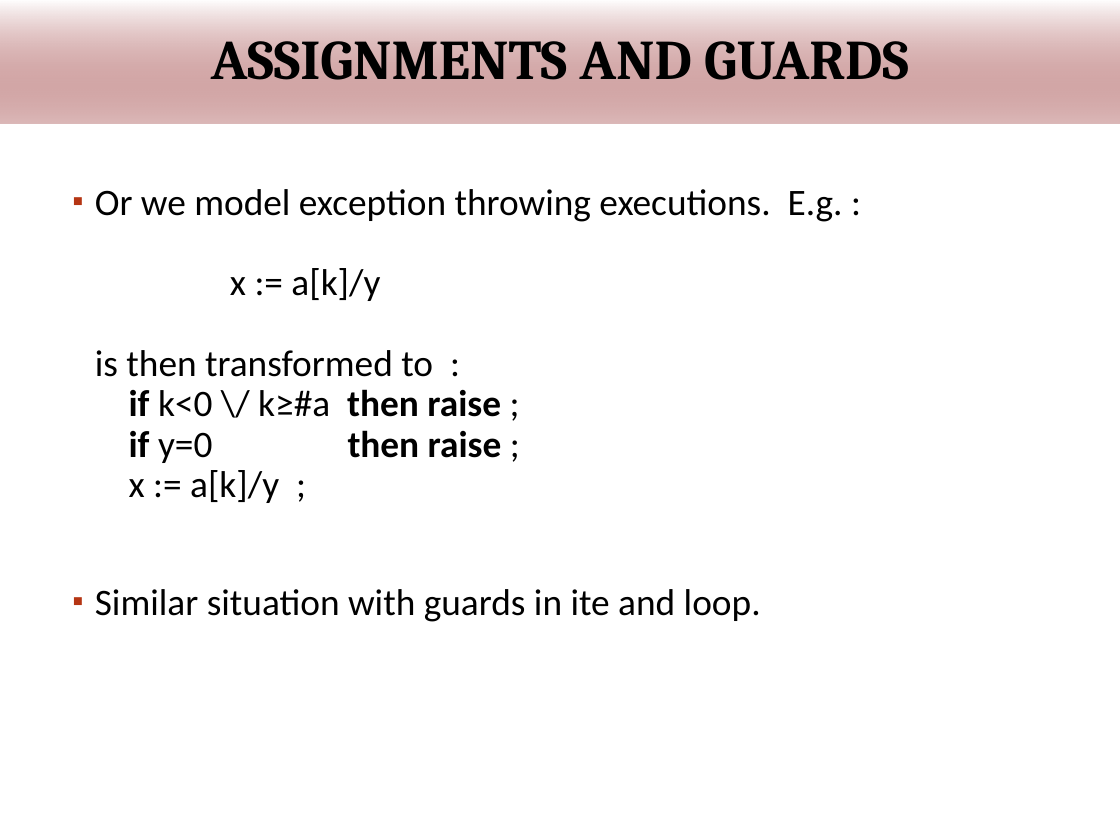
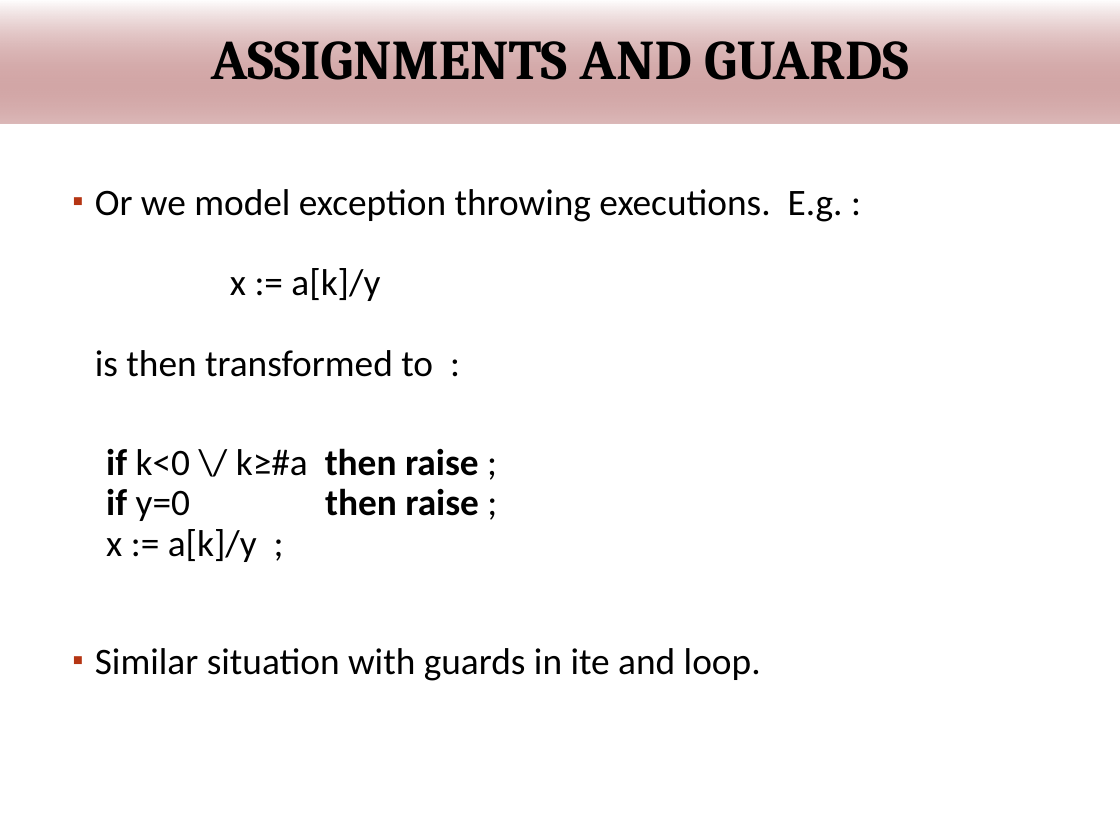
Before and after one commit to wooshrow/infopv, a slide deck: slide 66 of slides/PV_hoare.pptx (slide 68 before the commit). Drawn at 1120x840 pixels with LibreOffice and Linux fonts; fonts in the diff are those of the drawing; background and template pictures are left out. Boxes give left, top, right and bottom in pixels: in the first picture for what was removed or moved away, otherwise in the second. Text is boxed around its words. In the diff, an @@ line names an element or a change of style, - is before the commit and + after.

```diff
--- a/slides/PV_hoare.pptx
+++ b/slides/PV_hoare.pptx
@@ text at [95, 189, 843, 562]: text changed @@
-▪ Or we model exception throwing executions. E.g. :
-  x := a[k]/y
-  is then transformed to :
-  if k<0 \/ k≥#a then raise ;
-  if y=0 then raise ;
-  x := a[k]/y ;
+▪ Or we model exception throwing executions. E.g. :
+  x := a[k]/y
+  is then transformed to :
+if k<0 \/ k≥#a then raise ;
+if y=0 then raise ;
+x := a[k]/y ;
```
Also in this commit, not shown: 5 other slides changed, 1 slide added, 3 slides removed, 1 other file.
